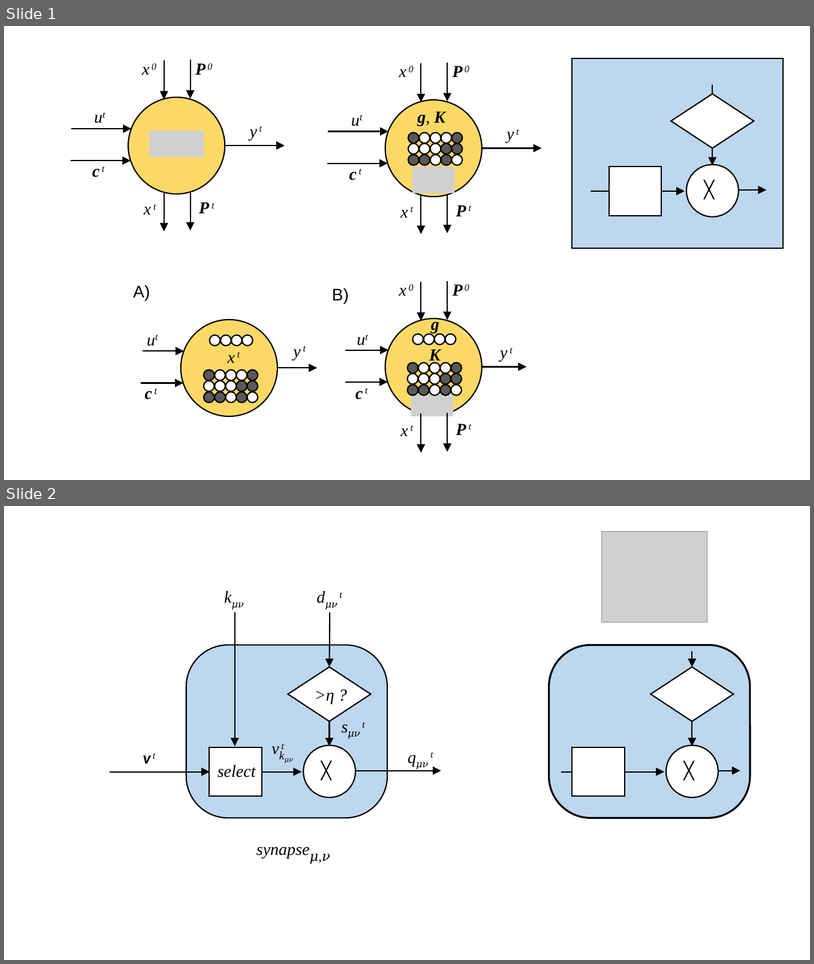
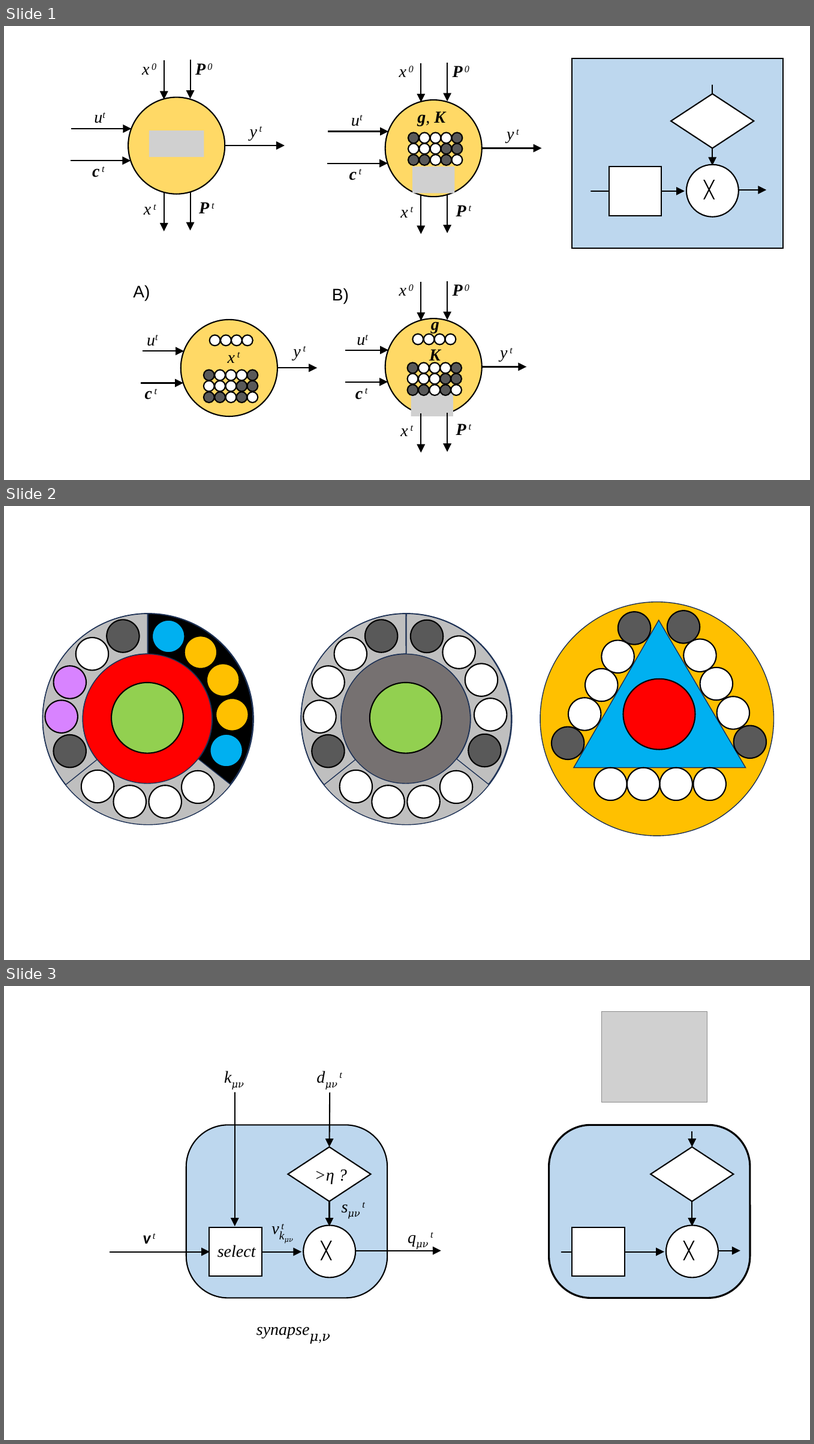
Before and after one commit to ihux/carabao-utils, a slide deck: doc/paper/Sequence Memory.pptx. Shown one above the other, each under a label of ours: slides 1 and 2 before the commit, slides 1, 2 and 3 after it. The pictures are 814x964 and 814x1444 pixels, drawn with LibreOffice and Linux fonts; fonts in the diff are those of the drawing; grey boxes stand for pictures. Boxes give left, top, right and bottom in pixels: in the first picture for what was removed or moved away, otherwise in the second. Text is boxed around its words. In the diff, an @@ line names an element or a change of style, - is before the commit and + after.

Commit message:
ppt update: cell symbol

```diff
--- a/doc/paper/Sequence Memory.pptx
+++ b/doc/paper/Sequence Memory.pptx
@@ slide 2 added at [4, 506, 810, 960], background #FFFFFF @@
@@ ellipse added at [43, 613, 254, 824], fill #BFBFBF, outline #1E3256 1 pt @@
@@ arch (boxed as its full ring) added at [43, 613, 253, 824], fill #000000, outline #1E3256 1 pt @@
@@ arch (boxed as its full ring) added at [43, 613, 253, 824], fill #BFBFBF, outline #1E3256 1 pt @@
@@ ellipse added at [301, 613, 512, 824], fill #BFBFBF, outline #1E3256 1 pt @@
@@ arch (boxed as its full ring) added at [301, 613, 512, 824], fill #BFBFBF, outline #1E3256 1 pt @@
@@ arch (boxed as its full ring) added at [301, 613, 512, 824], fill #BFBFBF, outline #1E3256 1 pt @@
@@ group added at [39, 614, 146, 774]: 5 ellipses @@
@@ group added at [146, 614, 254, 773]: 5 ellipses @@
@@ group added at [297, 614, 404, 774]: 5 ellipses @@
@@ group added at [405, 614, 513, 773]: 5 ellipses @@
@@ ellipse added at [83, 654, 212, 784], fill #FF0000, outline #1E3256 1 pt @@
@@ ellipse added at [342, 654, 471, 784], fill #767171, outline #1E3256 1 pt @@
@@ ellipse added at [111, 682, 183, 753], fill #92D050, outline #000000 1.5 pt @@
@@ ellipse added at [370, 682, 442, 753], fill #92D050, outline #000000 1.5 pt @@
@@ group added at [540, 601, 774, 835]: 16 ellipses, 1 triangle @@
@@ group added at [81, 770, 215, 817]: 4 ellipses @@
@@ group added at [340, 770, 473, 817]: 4 ellipses @@
@@ what was slide 2 is now slide 3 @@
```
